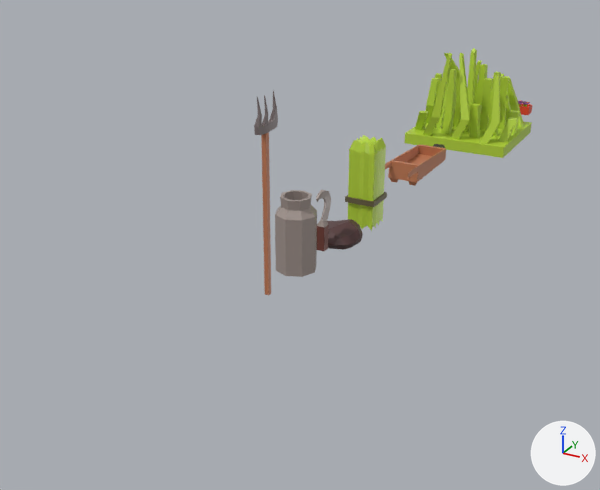
A saved change to the glTF model farm_life_godot/models/items.gltf.
Rendered twice from a 50 mm lens placed at (4.91, -8.08, 4.71), pointed at (-0.67, 2.07, -0.37). Every picture has the same lights, and +X, +Y and +Z are marked at lower right. Where no turn or scale is listed for an object, it has been applied to the vertices. Vertices at the same position are counted once.

Before the edit, the objects in view are built like this:
```python
me_cube_005 = bpy.data.meshes.new('Cube.005')
me_cube_005.from_pydata(...)  # 98 vertices, 188 faces; spans x -0.51..0.52, y -2.53..0.3, z -0.02..0.85
me_cube_005.materials.append(mat_material)  # picture img_color_palette
me_cube_008 = bpy.data.meshes.new('Cube.008')
me_cube_008.from_pydata(...)  # 340 vertices, 676 faces; spans x -1.01..1.04, y -1.04..1.02, z -0.1..1.74
me_cube_008.materials.append(mat_material)  # picture img_color_palette
me_cylinder = bpy.data.meshes.new('Cylinder')
me_cylinder.from_pydata(...)  # 64 vertices, 124 faces; spans x -0.175..0.175, y -0.175..0.175, z -0.075..0.563
me_cylinder.materials.append(mat_material)  # picture img_color_palette
me_plane_007 = bpy.data.meshes.new('Plane.007')
me_plane_007.from_pydata(...)  # 186 vertices, 356 faces; spans x 0.091..0.713, y -0.085..0.188, z 0.018..0.311
me_plane_007.materials.append(mat_material)  # picture img_color_palette
ob_grasland = bpy.data.objects.new('grasland', me_cube_008)
ob_grasland.location = (0.0, 7.99, 0.0)
ob_milk_can = bpy.data.objects.new('milk_can', me_cylinder)
ob_milk_can.location = (0.0, 0.74, 0.07)
ob_milk_can.scale = (1.62, 1.62, 1.62)
ob_plant_pot = bpy.data.objects.new('plant_pot', me_plane_007)
ob_plant_pot.location = (0.0, 9.94, 0.0)
ob_wheelbarrow = bpy.data.objects.new('wheelbarrow', me_cube_005)
ob_wheelbarrow.location = (0.0, 6.1, 0.0)
ob_wheelbarrow.scale = (0.51, 0.836, 0.43)
# also in view: 'poo' at (-0.01, 2.07, -0.02); 'pitchfork' at (0.01, 0.0, 1.18); 'gras' at (0.0, 2.95, 0.48)
```
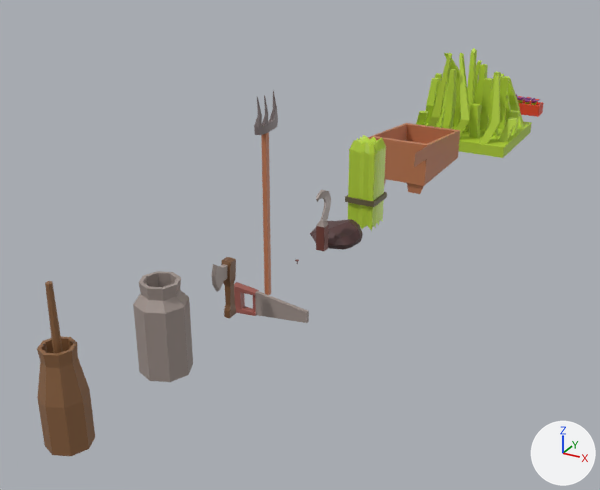
Location of each change, (x1, y1, x2, y2) in pixels of the pictures (600 x 490 px):
'milk_can', reshaped, moved, rescaled (42% wider, 27% taller): before (275, 190, 317, 277); after (133, 271, 193, 382)
'butter_maker', added (brown): after (37, 281, 95, 456)
'wheelbarrow', rescaled (50% wider, 67% taller): before (385, 144, 446, 186); after (368, 123, 460, 194)
'Cube', added: after (234, 282, 309, 323)
'hatchet', added: after (211, 257, 236, 318)
'plant_pot', rescaled: before (518, 100, 532, 115); after (516, 94, 544, 117)

Diff of the bpy script that builds the scene:
```diff
--- a/farm_life_godot/models/items.gltf.py
+++ b/farm_life_godot/models/items.gltf.py
@@ me_cylinder @@
 # used by ob_milk_can; location = (0.0, 0.74, 0.07); scale = (1.62, 1.62, 1.62)
-me_cylinder.from_pydata(...)  # 64 vertices, 124 faces; spans x -0.175..0.175, y -0.175..0.175, z -0.075..0.563
+me_cylinder.from_pydata(...)  # 64 vertices, 124 faces; spans x -0.284..0.284, y -0.284..0.284, z -0.122..0.914
+# me_cylinder part 1: 64 of 64 vertices moved; they spanned x -0.175..0.175, y -0.175..0.175, z -0.075..0.563 and now span x -0.284..0.284, y -0.284..0.284, z -0.122..0.914; mean shift (0.0, 0.0, 0.215); largest move (0.132, 0.0, 0.563) -> (0.214, 0.0, 0.914)
 me_cylinder.materials.append(mat_material)
@@ me_cylinder_001 @@
+me_cylinder_001.from_pydata(...)  # 80 vertices, 152 faces; spans x -0.23..0.23, y -0.23..0.23, z -0.12..1.52
+me_cylinder_001.materials.append(mat_material)  # picture img_color_palette
@@ me_cube_007 @@
+me_cube_007.from_pydata(...)  # 40 vertices, 72 faces; spans x -0.202..0.818, y -0.504..-0.398, z -0.187..0.185
+me_cube_007.materials.append(mat_material)  # picture img_color_palette
@@ me_cube_001 @@
+me_cube_001.from_pydata(...)  # 92 vertices, 180 faces; spans x -0.063..0.063, y -0.337..0.077, z -0.003..0.778
+me_cube_001.materials.append(mat_material)  # picture img_color_palette
@@ ob_plant_pot @@
 ob_plant_pot.location = (0.0, 9.94, 0.0)
+ob_plant_pot.scale = (1.31, 1.31, 1.31)
@@ ob_wheelbarrow @@
 ob_wheelbarrow.location = (0.0, 6.1, 0.0)
-ob_wheelbarrow.scale = (0.51, 0.836, 0.43)
@@ ob_milk_can @@
 ob_milk_can = bpy.data.objects.new('milk_can', me_cylinder)
-ob_milk_can.location = (0.0, 0.74, 0.07)
-ob_milk_can.scale = (1.62, 1.62, 1.62)
+ob_milk_can.location = (0.0, -2.1, 0.07)
+ob_milk_can.scale = (1.0, 1.0, 1.0)
@@ ob_butter_maker @@
+ob_butter_maker = bpy.data.objects.new('butter_maker', me_cylinder_001)
+ob_butter_maker.location = (0.0, -3.56, 0.07)
@@ ob_cube @@
+ob_cube = bpy.data.objects.new('Cube', me_cube_007)
+ob_cube.location = (0.0, 0.0, 0.0)
@@ ob_hatchet @@
+ob_hatchet = bpy.data.objects.new('hatchet', me_cube_001)
+ob_hatchet.location = (0.0, -0.87, 0.0)
```
